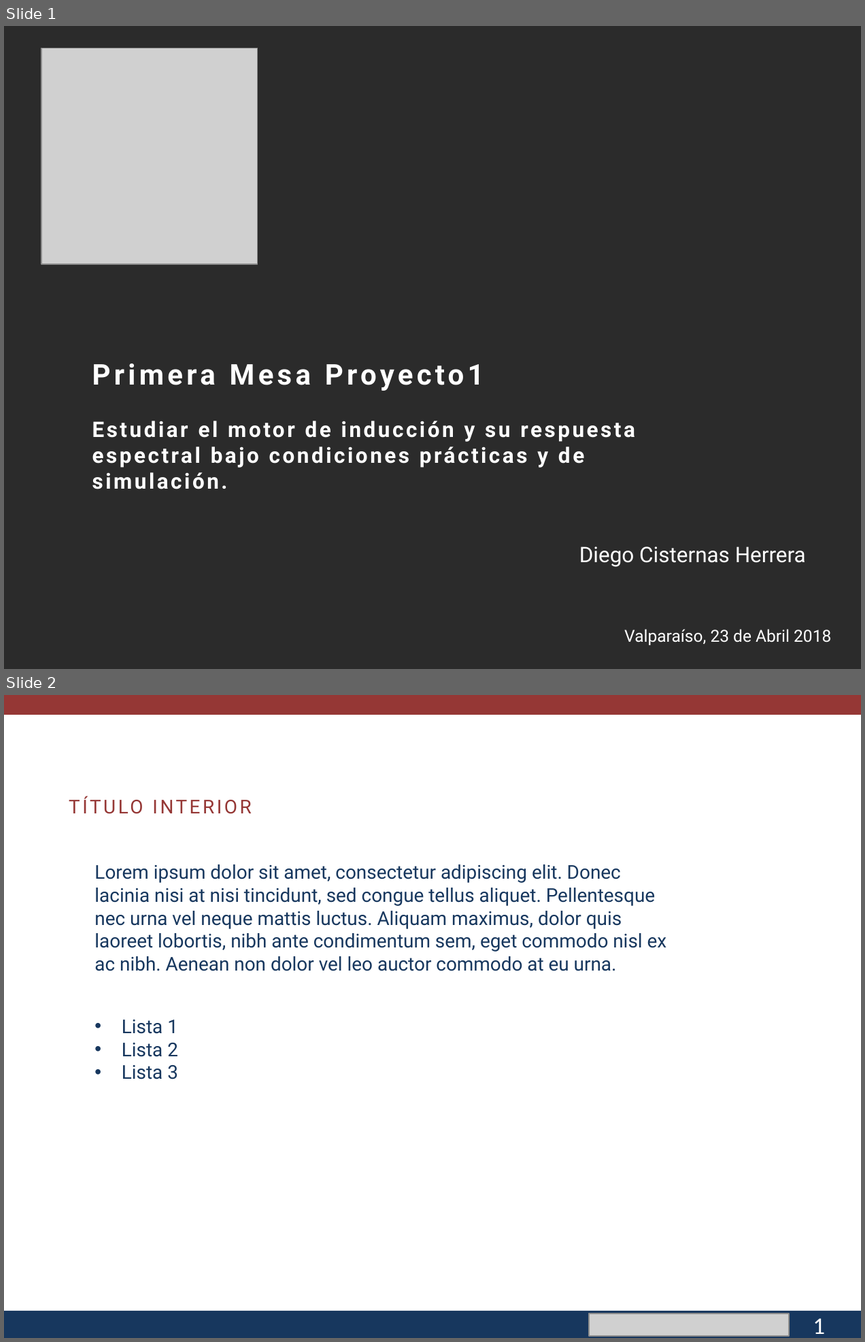
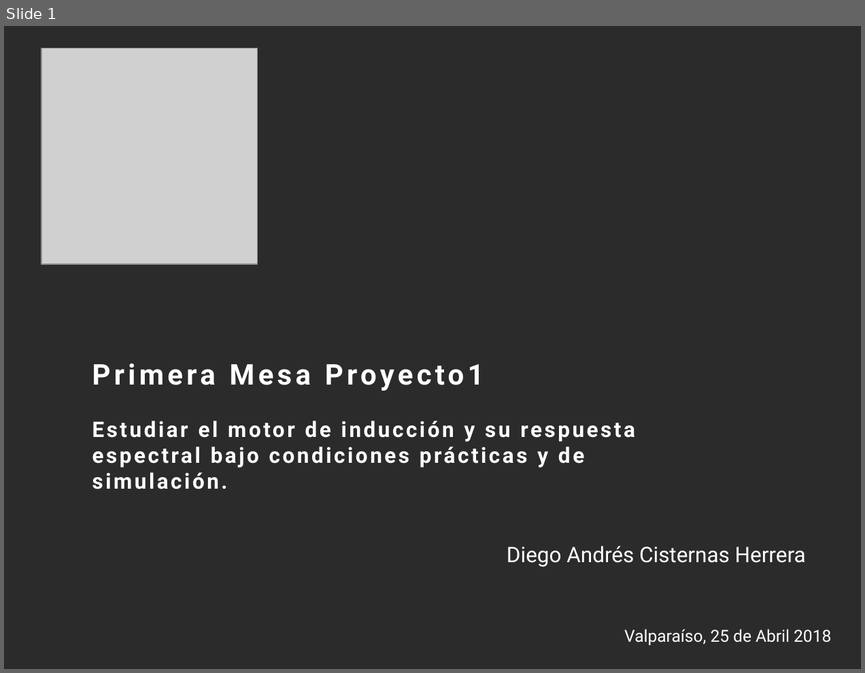
Before and after one commit to cisternashdiego/Proyecto1, a slide deck: Primera mesa.pptx. Shown one above the other, each under a label of ours: slides 1 and 2 before the commit, slide 1 after it. The pictures are 865x1342 and 865x673 pixels, drawn with LibreOffice and Linux fonts; fonts in the diff are those of the drawing; grey boxes stand for pictures; background and template pictures are left out; a plain dark background stands for a picture behind light text. Boxes give left, top, right and bottom in pixels: in the first picture for what was removed or moved away, otherwise in the second. Text is boxed around its words. In the diff, an @@ line names an element or a change of style, - is before the commit and + after.

Commit message:
lista la primera mesa

```diff
--- a/Primera mesa.pptx
+++ b/Primera mesa.pptx
@@ slide 2 removed at <box>4,695,861,1338</box>, background #FFFFFF @@
@@ rectangle removed at <box>4,695,861,715</box> @@
@@ text removed at <box>60,791,422,823</box> @@
-TÍTULO INTERIOR
@@ text removed at <box>94,864,667,971</box> @@
-Lorem ipsum dolor sit amet, consectetur adipiscing elit. Donec lacinia nisi at nisi tincidunt, sed congue tellus aliquet. Pellentesque nec urna vel neque mattis luctus. Aliquam maximus, dolor quis laoreet lobortis, nibh ante condimentum sem, eget commodo nisl ex ac nibh. Aenean non dolor vel leo auctor commodo at eu urna.
@@ text removed at <box>122,1019,178,1079</box> @@
-• Lista 1
-• Lista 2
-• Lista 3
@@ rectangle removed at <box>4,1310,861,1338</box> @@
@@ picture removed at <box>588,1312,788,1335</box> @@
@@ text removed at <box>718,1311,861,1338</box> @@
-pucv.cl
@@ text removed at <box>813,1318,825,1334</box> @@
-1
@@ slide 1 changed as well @@
@@ text at <box>507,546,806,567</box>: text changed @@
-Diego Cisternas Herrera
+Diego Andrés Cisternas Herrera
@@ text at <box>624,628,831,645</box>: text changed @@
-Valparaíso, 23 de Abril 2018
+Valparaíso, 25 de Abril 2018
```
Also in this commit, not shown: 17 slides added, 2 other files.
